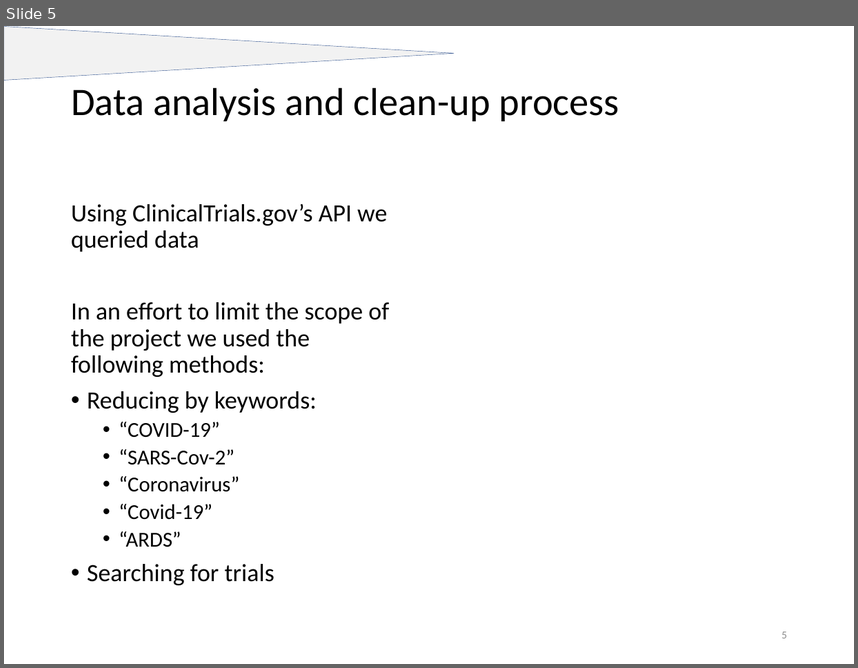
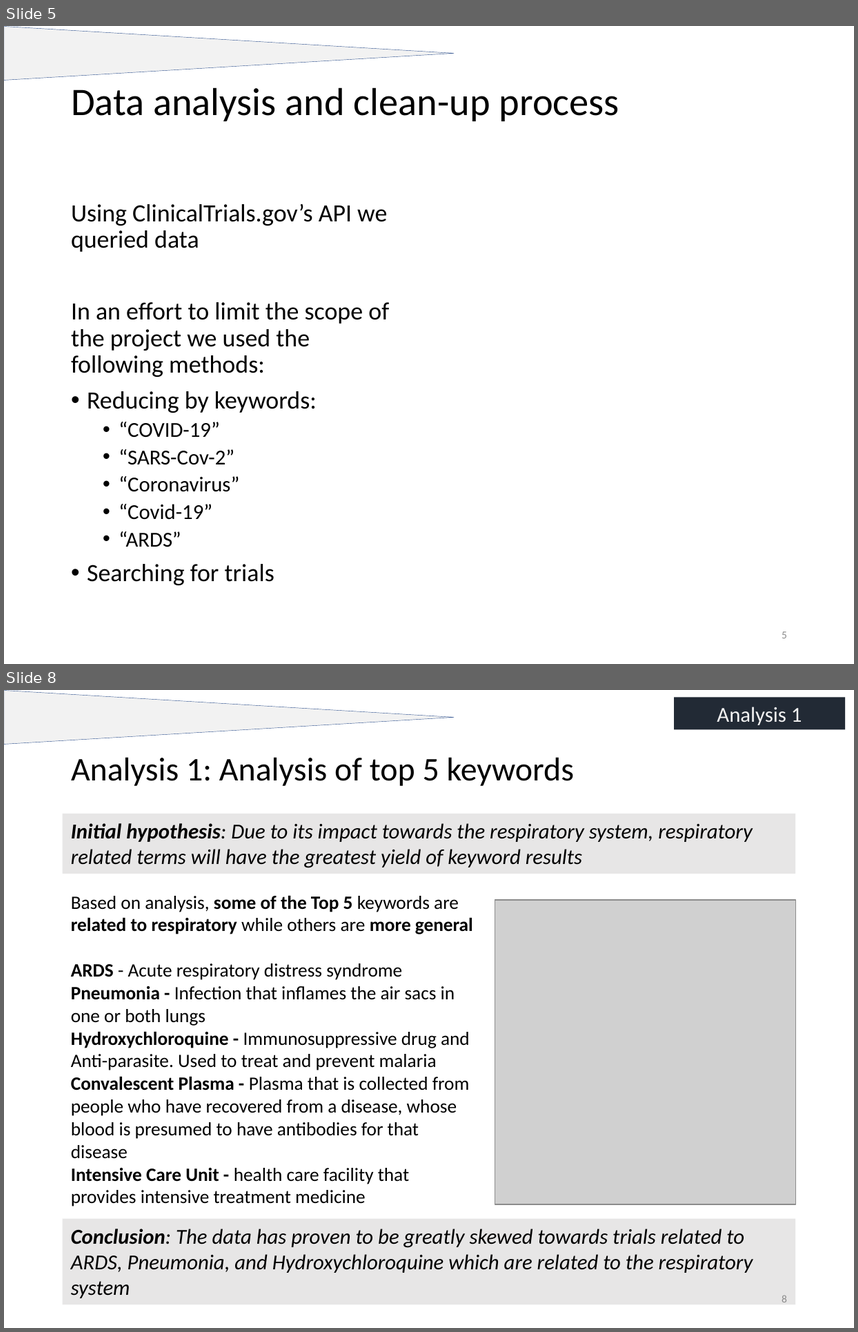
Before and after one commit to nick-nasse/pyd-pyper, a slide deck: 200729 Clinical Trials Analysis_v2.pptx. Shown one above the other, each under a label of ours: slide 5 before the commit, slides 5 and 8 after it; the slides between them are not shown. The pictures are 858x668 and 858x1332 pixels, drawn with LibreOffice and Linux fonts; fonts in the diff are those of the drawing; grey boxes stand for pictures. Boxes give left, top, right and bottom in pixels: in the first picture for what was removed or moved away, otherwise in the second. Text is boxed around its words. In the diff, an @@ line names an element or a change of style, - is before the commit and + after.

```diff
--- a/200729 Clinical Trials Analysis_v2.pptx
+++ b/200729 Clinical Trials Analysis_v2.pptx
@@ slide 8 added at (4,690,854,1328), background #FFFFFF; not listed: 1 template element that a slide beside it also shows @@
@@ rectangle added at (674,697,844,729), fill #222A35, 18 pt, text #F2F2F2 @@
+Analysis 1
@@ title added at (71,757,574,786), 28 pt, text #000000 @@
+Analysis 1: Analysis of top 5 keywords
@@ rectangle added at (63,814,795,874), fill #E7E6E6, 18 pt, text #000000, italic @@
+Initial hypothesis: Due to its impact towards the respiratory system, respiratory related terms will have the greatest yield of keyword results
@@ text added at (71,895,473,1206), 16 pt, text #000000 @@
+Based on analysis, some of the Top 5 keywords are related to respiratory while others are more general
+ARDS - Acute respiratory distress syndrome
+Pneumonia - Infection that inflames the air sacs in one or both lungs
+Hydroxychloroquine - Immunosuppressive drug and Anti-parasite. Used to treat and prevent malaria
+Convalescent Plasma - Plasma that is collected from people who have recovered from a disease, whose blood is presumed to have antibodies for that disease
+Intensive Care Unit - health care facility that provides intensive treatment medicine
@@ picture added at (495,900,796,1204) @@
@@ rectangle added at (63,1219,795,1305), fill #E7E6E6, 18 pt, text #000000, italic @@
+Conclusion: The data has proven to be greatly skewed towards trials related to ARDS, Pneumonia, and Hydroxychloroquine which are related to the respiratory system
@@ page number added at (782,1294,787,1302), 9 pt, text #8C8C8C @@
+8
```
Also in this commit, not shown: 7 slides changed, 10 other slides added, 1 slide removed.
